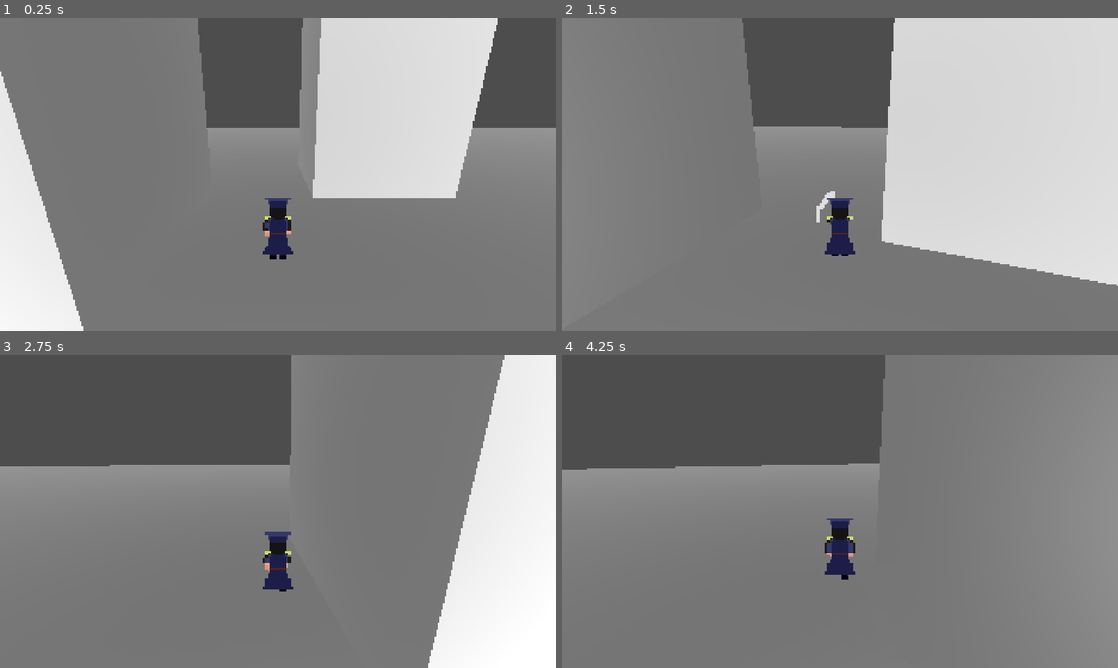
Above: before the commit, frames 1-4 (two rows, left to right).
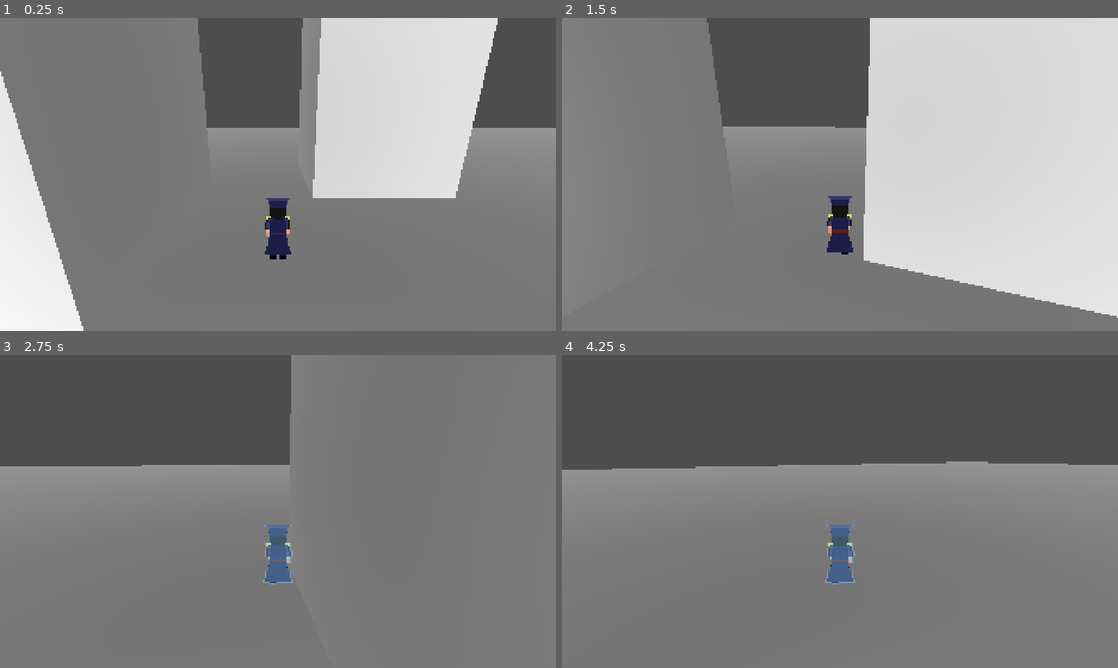
Above: after the commit, the same moments.

Repository: zenrythebard/dinamik_21_gamejam
Game: Godot game, scene res://test_louis.tscn
Two runs of this game, one before a commit and one after it. Both use one fixed random seed, a clock stepped at 60 frames per second and the inputs below.
Inputs (mouse positions are in pixels of both pictures, inside the frame that each line leads up to):
- Up to frame 1 (0.25 s): no input
- Up to frame 2 (1.5 s): tap Enter (ui_accept) at 0.5, 0.77 s; move the mouse to (867, 174) at 0.52 s; hold W (walk_forward) from 0.53 s (still down); click (867, 174) at 0.6 s; tap Shift (dash) at 0.8, 1.35 s; move the mouse to (812, 174) at 1.27 s
- Up to frame 3 (2.75 s): keep holding W (walk_forward); tap Enter (ui_accept) at 1.52 s; click (250, 511) at 1.55 s; move the mouse to (289, 505) at 2.02 s; click (289, 505) at 2.1 s; tap Shift (dash) at 2.3 s
- Up to frame 4 (4.25 s): keep holding W (walk_forward); move the mouse to (834, 517) at 2.77 s; tap Shift (dash) at 2.85, 3.8 s; tap Enter (ui_accept) at 3.02, 3.77 s; click (834, 517) at 3.05 s; move the mouse to (878, 514) at 3.52 s; click (878, 514) at 3.6 s

The runs differ from the first frame. In frame 1, less than 0.1% of the frame differs, in the area x 47-53%, y 57-76%; in frame 2, 9.2%; in frame 3, 17%, in the area x 19-100%, y 0-100%; in frame 4, 16%.

Commit message:
player dash

Diff:
--- a/test_assets/player.tscn
+++ b/test_assets/player.tscn
@@ -23,7 +23,7 @@
 	if (use_billboard){
         MODELVIEW_MATRIX = VIEW_MATRIX * mat4(INV_VIEW_MATRIX[0], INV_VIEW_MATRIX[1], INV_VIEW_MATRIX[2], MODEL_MATRIX[3]);
 		vec3 direction = sign(VERTEX);
-		VERTEX += direction * vec3(growth_amt, growth_amt + 0.15, growth_amt);
+		VERTEX += direction * vec3(growth_amt, growth_amt + 0.17, growth_amt);
 	}
 }
 
@@ -37,7 +37,7 @@
 		ALBEDO = vec3(flash_color.r, flash_color.g, flash_color.b);
 	} else {
 		vec4 color = texture(tex, UV);
-		ALPHA = color.a;
+		ALPHA = 0.0;
 		ALBEDO = vec3(color.r, color.g, color.b);
 	}
 }"
@@ -83,7 +83,38 @@
 blend_point_3/pos = Vector2(0.1, 0)
 blend_point_3/name = &"attack_right"
 
+[sub_resource type="AnimationNodeAnimation" id="AnimationNodeAnimation_m4kpu"]
+animation = &"dash_forward"
+
+[sub_resource type="AnimationNodeAnimation" id="AnimationNodeAnimation_a8lx0"]
+animation = &"dash_left"
+
+[sub_resource type="AnimationNodeAnimation" id="AnimationNodeAnimation_5j12w"]
+animation = &"dash_right"
+
+[sub_resource type="AnimationNodeAnimation" id="AnimationNodeAnimation_1p7mg"]
+animation = &"dash_back"
+
+[sub_resource type="AnimationNodeAnimation" id="AnimationNodeAnimation_j8j3y"]
+animation = &"idle"
+
 [sub_resource type="AnimationNodeBlendSpace2D" id="AnimationNodeBlendSpace2D_o1qfp"]
+blend_mode = 1
+blend_point_0/node = SubResource("AnimationNodeAnimation_m4kpu")
+blend_point_0/pos = Vector2(0, 0.1)
+blend_point_0/name = &"dash_forward"
+blend_point_1/node = SubResource("AnimationNodeAnimation_a8lx0")
+blend_point_1/pos = Vector2(-0.1, 0)
+blend_point_1/name = &"dash_left"
+blend_point_2/node = SubResource("AnimationNodeAnimation_5j12w")
+blend_point_2/pos = Vector2(0.1, 0)
+blend_point_2/name = &"dash_right"
+blend_point_3/node = SubResource("AnimationNodeAnimation_1p7mg")
+blend_point_3/pos = Vector2(0, -0.1)
+blend_point_3/name = &"dash_back"
+blend_point_4/node = SubResource("AnimationNodeAnimation_j8j3y")
+blend_point_4/pos = Vector2(0, 0)
+blend_point_4/name = &"idle"
 
 [sub_resource type="AnimationNodeOneShot" id="AnimationNodeOneShot_bs657"]
 
@@ -122,7 +153,7 @@
 blend_point_4/name = &"idle"
 
 [sub_resource type="AnimationNodeBlendTree" id="AnimationNodeBlendTree_3388h"]
-graph_offset = Vector2(-141.45581, -24.036346)
+graph_offset = Vector2(201.32263, -46.518677)
 nodes/output/position = Vector2(1104, 96)
 nodes/walk/node = SubResource("AnimationNodeBlendSpace2D_dahie")
 nodes/walk/position = Vector2(300, -40)
@@ -479,8 +510,8 @@
 "values": [Vector3(0, 4.712389, 0)]
 }
 
-[sub_resource type="Animation" id="Animation_m4kpu"]
-resource_name = "dash_forward"
+[sub_resource type="Animation" id="Animation_1p7mg"]
+resource_name = "dash_back"
 length = 0.4
 tracks/0/type = "value"
 tracks/0/imported = false
@@ -501,10 +532,10 @@
 tracks/1/interp = 1
 tracks/1/loop_wrap = true
 tracks/1/keys = {
-"times": PackedFloat32Array(0.03333333, 0.26666668),
-"transitions": PackedFloat32Array(1, 1),
-"update": 0,
-"values": [1, 8]
+"times": PackedFloat32Array(0.03333333, 0.16666667, 0.3),
+"transitions": PackedFloat32Array(1, 1, 1),
+"update": 0,
+"values": [1, 8, 0]
 }
 tracks/2/type = "value"
 tracks/2/imported = false
@@ -516,7 +547,7 @@
 "times": PackedFloat32Array(0.033333335),
 "transitions": PackedFloat32Array(1),
 "update": 0,
-"values": [&"walk_forward"]
+"values": [&"walk_backward"]
 }
 tracks/3/type = "value"
 tracks/3/imported = false
@@ -543,9 +574,200 @@
 "values": [0.0, 0.7150000339625, 0.0]
 }
 
+[sub_resource type="Animation" id="Animation_m4kpu"]
+resource_name = "dash_forward"
+length = 0.4
+tracks/0/type = "value"
+tracks/0/imported = false
+tracks/0/enabled = true
+tracks/0/path = NodePath("AnimatedSprite3D:flip_h")
+tracks/0/interp = 1
+tracks/0/loop_wrap = true
+tracks/0/keys = {
+"times": PackedFloat32Array(0.03333334),
+"transitions": PackedFloat32Array(1),
+"update": 0,
+"values": [false]
+}
+tracks/1/type = "value"
+tracks/1/imported = false
+tracks/1/enabled = true
+tracks/1/path = NodePath("AnimatedSprite3D:frame")
+tracks/1/interp = 1
+tracks/1/loop_wrap = true
+tracks/1/keys = {
+"times": PackedFloat32Array(0.03333333, 0.26666668),
+"transitions": PackedFloat32Array(1, 1),
+"update": 0,
+"values": [1, 8]
+}
+tracks/2/type = "value"
+tracks/2/imported = false
+tracks/2/enabled = true
+tracks/2/path = NodePath("AnimatedSprite3D:animation")
+tracks/2/interp = 1
+tracks/2/loop_wrap = true
+tracks/2/keys = {
+"times": PackedFloat32Array(0.033333335),
+"transitions": PackedFloat32Array(1),
+"update": 0,
+"values": [&"walk_forward"]
+}
+tracks/3/type = "value"
+tracks/3/imported = false
+tracks/3/enabled = true
+tracks/3/path = NodePath("AnimatedSprite3D:material_overlay:shader_parameter/active")
+tracks/3/interp = 1
+tracks/3/loop_wrap = true
+tracks/3/keys = {
+"times": PackedFloat32Array(0),
+"transitions": PackedFloat32Array(1),
+"update": 1,
+"values": [true]
+}
+tracks/4/type = "value"
+tracks/4/imported = false
+tracks/4/enabled = true
+tracks/4/path = NodePath("AnimatedSprite3D:material_overlay:shader_parameter/fade")
+tracks/4/interp = 1
+tracks/4/loop_wrap = true
+tracks/4/keys = {
+"times": PackedFloat32Array(0, 0.13333334, 0.3),
+"transitions": PackedFloat32Array(1, 1, 1),
+"update": 0,
+"values": [0.0, 0.7150000339625, 0.0]
+}
+
+[sub_resource type="Animation" id="Animation_a8lx0"]
+resource_name = "dash_left"
+length = 0.4
+tracks/0/type = "value"
+tracks/0/imported = false
+tracks/0/enabled = true
+tracks/0/path = NodePath("AnimatedSprite3D:flip_h")
+tracks/0/interp = 1
+tracks/0/loop_wrap = true
+tracks/0/keys = {
+"times": PackedFloat32Array(0.03333334),
+"transitions": PackedFloat32Array(1),
+"update": 0,
+"values": [false]
+}
+tracks/1/type = "value"
+tracks/1/imported = false
+tracks/1/enabled = true
+tracks/1/path = NodePath("AnimatedSprite3D:frame")
+tracks/1/interp = 1
+tracks/1/loop_wrap = true
+tracks/1/keys = {
+"times": PackedFloat32Array(0.03333333, 0.16666667, 0.3),
+"transitions": PackedFloat32Array(1, 1, 1),
+"update": 0,
+"values": [1, 8, 0]
+}
+tracks/2/type = "value"
+tracks/2/imported = false
+tracks/2/enabled = true
+tracks/2/path = NodePath("AnimatedSprite3D:animation")
+tracks/2/interp = 1
+tracks/2/loop_wrap = true
+tracks/2/keys = {
+"times": PackedFloat32Array(0.033333335),
+"transitions": PackedFloat32Array(1),
+"update": 0,
+"values": [&"walk_side"]
+}
+tracks/3/type = "value"
+tracks/3/imported = false
+tracks/3/enabled = true
+tracks/3/path = NodePath("AnimatedSprite3D:material_overlay:shader_parameter/active")
+tracks/3/interp = 1
+tracks/3/loop_wrap = true
+tracks/3/keys = {
+"times": PackedFloat32Array(0),
+"transitions": PackedFloat32Array(1),
+"update": 1,
+"values": [true]
+}
+tracks/4/type = "value"
+tracks/4/imported = false
+tracks/4/enabled = true
+tracks/4/path = NodePath("AnimatedSprite3D:material_overlay:shader_parameter/fade")
+tracks/4/interp = 1
+tracks/4/loop_wrap = true
+tracks/4/keys = {
+"times": PackedFloat32Array(0, 0.13333334, 0.3),
+"transitions": PackedFloat32Array(1, 1, 1),
+"update": 0,
+"values": [0.0, 0.7150000339625, 0.0]
+}
+
+[sub_resource type="Animation" id="Animation_5j12w"]
+resource_name = "dash_right"
+length = 0.4
+tracks/0/type = "value"
+tracks/0/imported = false
+tracks/0/enabled = true
+tracks/0/path = NodePath("AnimatedSprite3D:flip_h")
+tracks/0/interp = 1
+tracks/0/loop_wrap = true
+tracks/0/keys = {
+"times": PackedFloat32Array(0.03333334),
+"transitions": PackedFloat32Array(1),
+"update": 0,
+"values": [true]
+}
+tracks/1/type = "value"
+tracks/1/imported = false
+tracks/1/enabled = true
+tracks/1/path = NodePath("AnimatedSprite3D:frame")
+tracks/1/interp = 1
+tracks/1/loop_wrap = true
+tracks/1/keys = {
+"times": PackedFloat32Array(0.03333333, 0.16666667, 0.3),
+"transitions": PackedFloat32Array(1, 1, 1),
+"update": 0,
+"values": [1, 8, 0]
+}
+tracks/2/type = "value"
+tracks/2/imported = false
+tracks/2/enabled = true
+tracks/2/path = NodePath("AnimatedSprite3D:animation")
+tracks/2/interp = 1
+tracks/2/loop_wrap = true
+tracks/2/keys = {
+"times": PackedFloat32Array(0.033333335),
+"transitions": PackedFloat32Array(1),
+"update": 0,
+"values": [&"walk_side"]
+}
+tracks/3/type = "value"
+tracks/3/imported = false
+tracks/3/enabled = true
+tracks/3/path = NodePath("AnimatedSprite3D:material_overlay:shader_parameter/active")
+tracks/3/interp = 1
+tracks/3/loop_wrap = true
+tracks/3/keys = {
+"times": PackedFloat32Array(0),
+"transitions": PackedFloat32Array(1),
+"update": 1,
+"values": [true]
+}
+tracks/4/type = "value"
+tracks/4/imported = false
+tracks/4/enabled = true
+tracks/4/path = NodePath("AnimatedSprite3D:material_overlay:shader_parameter/fade")
+tracks/4/interp = 1
+tracks/4/loop_wrap = true
+tracks/4/keys = {
+"times": PackedFloat32Array(0, 0.13333334, 0.3),
+"transitions": PackedFloat32Array(1, 1, 1),
+"update": 0,
+"values": [0.0, 0.7150000339625, 0.0]
+}
+
 [sub_resource type="Animation" id="Animation_or781"]
 resource_name = "walk_forward"
-loop_mode = 1
 tracks/0/type = "value"
 tracks/0/imported = false
 tracks/0/enabled = true
@@ -738,7 +960,10 @@
 &"attack_forward": SubResource("Animation_3388h"),
 &"attack_left": SubResource("Animation_bs657"),
 &"attack_right": SubResource("Animation_o1qfp"),
+&"dash_back": SubResource("Animation_1p7mg"),
 &"dash_forward": SubResource("Animation_m4kpu"),
+&"dash_left": SubResource("Animation_a8lx0"),
+&"dash_right": SubResource("Animation_5j12w"),
 &"idle": SubResource("Animation_or781"),
 &"walk_backward": SubResource("Animation_cqqki"),
 &"walk_forward": SubResource("Animation_1icll"),
@@ -769,7 +994,8 @@
 
 [node name="Player" type="CharacterBody3D" unique_id=467720308]
 script = ExtResource("1_x8nt6")
-SPEED = 3.0
+base_speed = 3.0
+dash_strength = 5.0
 
 [node name="AnimatedSprite3D" type="AnimatedSprite3D" parent="." unique_id=1171916046]
 transform = Transform3D(3.945, 0, 0, 0, 3.8105772, 1.0210412, 0, -1.0210412, 3.8105772, 0, 0, 0)
@@ -792,7 +1018,7 @@
 parameters/oneshot_dash/active = false
 parameters/oneshot_dash/internal_active = false
 parameters/oneshot_dash/request = 0
-parameters/dash/blend_position = Vector2(0, 0)
+parameters/dash/blend_position = Vector2(-0.083437085, -0.2876712)
 
 [node name="AnimationPlayer" type="AnimationPlayer" parent="." unique_id=483325376]
 libraries/ = SubResource("AnimationLibrary_or781")
--- a/test_assets/test_3d.tscn
+++ b/test_assets/test_3d.tscn
@@ -39,8 +39,10 @@
 [node name="Player" parent="." unique_id=467720308 instance=ExtResource("2_rhy7j")]
 unique_name_in_owner = true
 transform = Transform3D(1, 0, 0, 0, 1, 0, 0, 0, 1, 0, 0.9346148, 0)
+dash_strength = 3.0
 
 [node name="DirectionalLight3D" type="DirectionalLight3D" parent="." unique_id=1665702939]
+light_color = Color(0.23137255, 0.20784314, 0.34901962, 1)
 light_indirect_energy = 5.132
 light_volumetric_fog_energy = 1.2
 light_angular_distance = 45.89
--- a/test_assets/test_character_body_3d.gd
+++ b/test_assets/test_character_body_3d.gd
@@ -2,12 +2,15 @@
 extends CharacterBody3D
 @onready var hurtbox: Area3D = $RotationPoint/Hurtbox
 @onready var animation_tree: AnimationTree = $AnimationTree
-@export var SPEED = 5.0
+@export var base_speed : float
+@export var dash_strength : float
+var SPEED : float
 const JUMP_VELOCITY = 4.5
 @onready var rotation_point: Node3D = $RotationPoint
 var mouse_delta : Vector2
 
 func _ready() -> void:
+	SPEED = base_speed
 	animation_tree.active = true
 	Input.mouse_mode = 2
 
@@ -45,9 +48,12 @@
 		velocity.z = move_toward(velocity.z, 0, SPEED)
 
 	if Input.is_action_just_pressed("dash") :
-		if not animation_tree.get("parameters/oneshot_attack/active") :
-			animation_tree["parameters/attack/blend_position"] = anim_dir
-			animation_tree["parameters/oneshot_attack/request"] = AnimationNodeOneShot.ONE_SHOT_REQUEST_FIRE
+		if not animation_tree.get("parameters/oneshot_dash/active") :
+			SPEED = base_speed + dash_strength
+			animation_tree["parameters/dash/blend_position"] = anim_dir
+			animation_tree["parameters/oneshot_dash/request"] = AnimationNodeOneShot.ONE_SHOT_REQUEST_FIRE
+			await animation_tree.animation_finished
+			SPEED = base_speed
 
 	move_and_slide()
 
